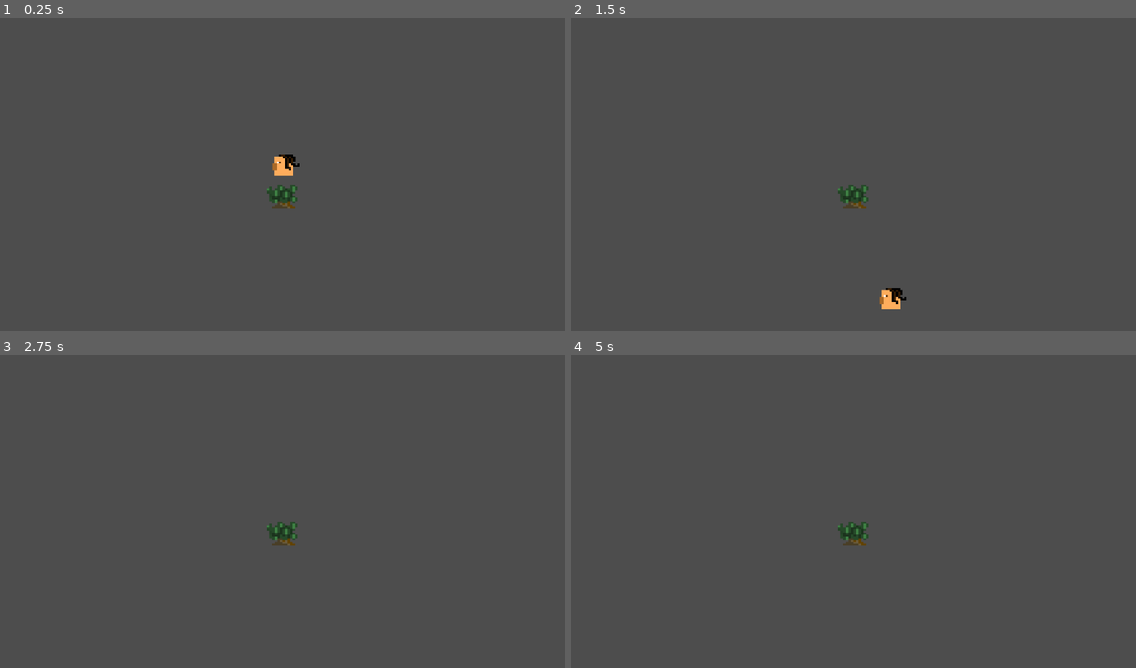
Above: before the commit, frames 1-4 (two rows, left to right).
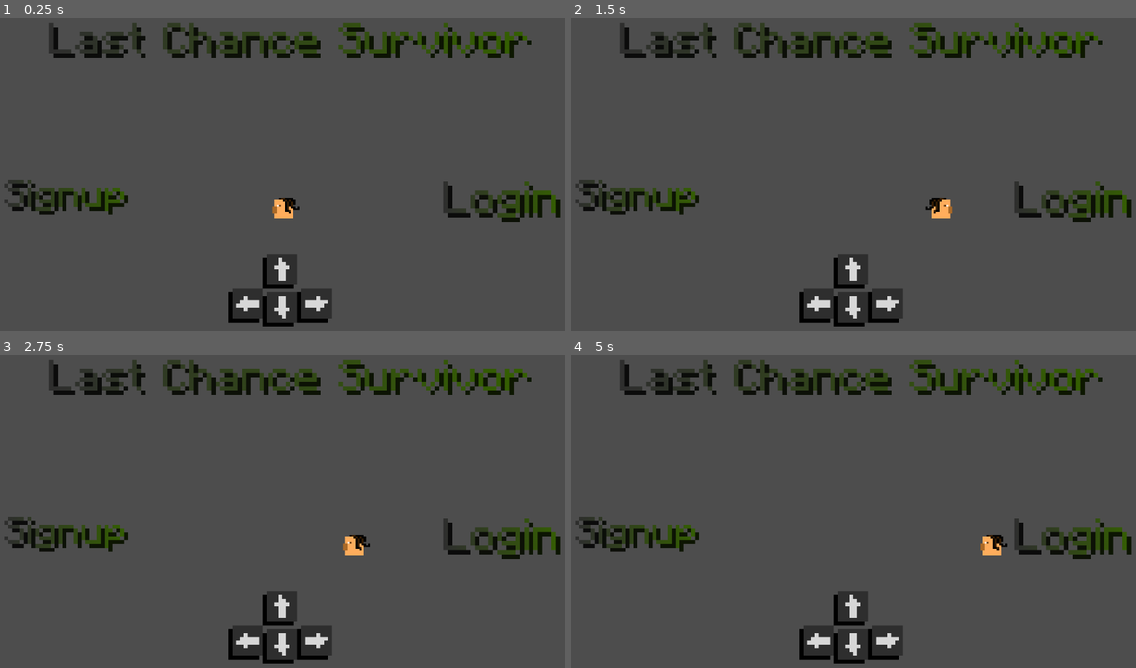
Above: after the commit, the same moments.

Repository: AndresChGithub/LastChanceSurvivor
Game: Godot game, scene res://Scenes/login_screen.tscn
Two runs of this game, one before a commit and one after it. Both use one fixed random seed, a clock stepped at 60 frames per second and the inputs below. Before the commit the project starts from res://Scenes/Game.tscn.
Inputs:
- Up to frame 1 (0.25 s): no input
- Up to frame 2 (1.5 s): tap Enter (ui_accept) at 0.5, 0.6, 0.77, 1.07, 1.35 s; hold Right (ui_right) from 0.53 s (still down)
- Up to frame 3 (2.75 s): tap Enter (ui_accept) at 1.52, 1.82, 2.1 s; release Right (ui_right) at 2.03 s; hold Left (ui_left) from 2.03 s (still down)
- Up to frame 4 (5 s): release Left (ui_left) at 2.78 s; hold Right (ui_right) 2.78-4.28 s; tap Enter (ui_accept) at 2.85, 3.02, 3.32, 3.6, 3.77, 4.07, 4.35, 4.52, 4.82 s; hold Left (ui_left) from 4.28 s (still down)

The runs differ from the first frame. In frame 1, 9.9% of the frame differs, in the area x 0-100%, y 1-99%; in frame 2, 9.7%; in frame 3, 9.7%; in frame 4, 9.7%.

Commit message:
Interative login screen
added layout for interactive login screen; player now changes appearance when moving left/right

Diff:
--- /dev/null
+++ b/Scenes/login_screen.tscn
@@ -0,0 +1,35 @@
+[gd_scene format=3 uid="uid://23fn7uowrcib"]
+
+[ext_resource type="PackedScene" uid="uid://dbmvljdi817xk" path="res://Scenes/player.tscn" id="1_np7ol"]
+[ext_resource type="Texture2D" uid="uid://gvqhngh1f0pt" path="res://Assets/title_text.png" id="2_1eh3c"]
+[ext_resource type="Texture2D" uid="uid://dxwr5vrkb0d88" path="res://Assets/signup_text.png" id="3_pajja"]
+[ext_resource type="Texture2D" uid="uid://8irlv4k6oqk4" path="res://Assets/login_text.png" id="4_gwvec"]
+[ext_resource type="Texture2D" uid="uid://d2wvhd6t10s8f" path="res://Assets/arrow_keys.png" id="5_g3dcn"]
+
+[node name="Login_Screen" type="Node2D" unique_id=562765908]
+
+[node name="Camera2D" type="Camera2D" parent="." unique_id=872587082]
+zoom = Vector2(0.25, 0.25)
+
+[node name="Player" parent="." unique_id=252370134 instance=ExtResource("1_np7ol")]
+position = Vector2(-551, 364)
+
+[node name="TitleText" type="Sprite2D" parent="." unique_id=913810596]
+position = Vector2(67, -1042)
+scale = Vector2(4.3472223, 4.3472223)
+texture = ExtResource("2_1eh3c")
+
+[node name="SignupText" type="Sprite2D" parent="." unique_id=2025407669]
+position = Vector2(-1712.0001, 187)
+scale = Vector2(3.826389, 3.826389)
+texture = ExtResource("3_pajja")
+
+[node name="LoginText" type="Sprite2D" parent="." unique_id=1260503900]
+position = Vector2(1746.0001, 222)
+scale = Vector2(4.4583335, 4.4583335)
+texture = ExtResource("4_gwvec")
+
+[node name="ArrowKeys" type="Sprite2D" parent="." unique_id=1047528196]
+position = Vector2(15.000008, 972)
+scale = Vector2(30.3125, 30.3125)
+texture = ExtResource("5_g3dcn")
--- a/Scenes/player.gd
+++ b/Scenes/player.gd
@@ -1,25 +1,35 @@
 extends CharacterBody2D
+@onready var sprite = $player_sprite
 
 
-const SPEED = 300.0
-const JUMP_VELOCITY = -400.0
+const SPEED = 700.0
 
+var texture_left = preload("res://assets/player.png")
+var texture_right = preload("res://Assets/player_reversed.png")
 
 func _physics_process(delta: float) -> void:
-	# Add the gravity.
-	if not is_on_floor():
-		velocity += get_gravity() * delta
 
-	# Handle jump.
-	if Input.is_action_just_pressed("ui_accept") and is_on_floor():
-		velocity.y = JUMP_VELOCITY
 
 	# Get the input direction and handle the movement/deceleration.
 	# As good practice, you should replace UI actions with custom gameplay actions.
-	var direction := Input.get_axis("ui_left", "ui_right")
-	if direction:
-		velocity.x = direction * SPEED
+	var x_direction := Input.get_axis("ui_left", "ui_right")
+	var y_direction := Input.get_axis("ui_up", "ui_down")
+	if x_direction:
+		velocity.x = x_direction * SPEED
 	else:
 		velocity.x = move_toward(velocity.x, 0, SPEED)
 
+	if y_direction:
+		velocity.y = y_direction * SPEED
+	else:
+		velocity.y = move_toward(velocity.y, 0, SPEED)
+
 	move_and_slide()
+	facing_direction(x_direction)
+
+
+func facing_direction(direction) -> void:
+		if direction < 0:
+			sprite.texture = texture_left
+		if direction > 0:
+			sprite.texture = texture_right
--- a/Scenes/player.tscn
+++ b/Scenes/player.tscn
@@ -1,7 +1,7 @@
 [gd_scene format=3 uid="uid://dbmvljdi817xk"]
 
 [ext_resource type="Script" uid="uid://ce0qiniea1tmo" path="res://Scenes/player.gd" id="1_cvnsp"]
-[ext_resource type="Texture2D" uid="uid://4ulmll34mu7" path="res://Assets/Main_character_reversed.png" id="1_v0iea"]
+[ext_resource type="Texture2D" uid="uid://4ulmll34mu7" path="res://Assets/player.png" id="1_v0iea"]
 
 [sub_resource type="CircleShape2D" id="CircleShape2D_d13se"]
 radius = 82.68
@@ -16,7 +16,7 @@
 shape = SubResource("CircleShape2D_d13se")
 disabled = true
 
-[node name="MainCharacterReversed" type="Sprite2D" parent="." unique_id=2005578670]
+[node name="player_sprite" type="Sprite2D" parent="." unique_id=2005578670]
 position = Vector2(559, -19.99997)
 scale = Vector2(16.40625, 13.9375)
 texture = ExtResource("1_v0iea")
--- a/icon.svg
+++ /dev/null
@@ -1 +0,0 @@
-<svg xmlns="http://www.w3.org/2000/svg" width="128" height="128"><rect width="124" height="124" x="2" y="2" fill="#363d52" stroke="#212532" stroke-width="4" rx="14"/><g fill="#fff" transform="translate(12.322 12.322)scale(.101)"><path d="M105 673v33q407 354 814 0v-33z"/><path fill="#478cbf" d="m105 673 152 14q12 1 15 14l4 67 132 10 8-61q2-11 15-15h162q13 4 15 15l8 61 132-10 4-67q3-13 15-14l152-14V427q30-39 56-81-35-59-83-108-43 20-82 47-40-37-88-64 7-51 8-102-59-28-123-42-26 43-46 89-49-7-98 0-20-46-46-89-64 14-123 42 1 51 8 102-48 27-88 64-39-27-82-47-48 49-83 108 26 42 56 81zm0 33v39c0 276 813 276 814 0v-39l-134 12-5 69q-2 10-14 13l-162 11q-12 0-16-11l-10-65H446l-10 65q-4 11-16 11l-162-11q-12-3-14-13l-5-69z"/><path d="M483 600c0 34 58 34 58 0v-86c0-34-58-34-58 0z"/><circle cx="725" cy="526" r="90"/><circle cx="299" cy="526" r="90"/></g><g fill="#414042" transform="translate(12.322 12.322)scale(.101)"><circle cx="307" cy="532" r="60"/><circle cx="717" cy="532" r="60"/></g></svg>
--- a/project.godot
+++ b/project.godot
@@ -15,9 +15,8 @@
 [application]
 
 config/name="LastChanceSurvivor"
-run/main_scene="uid://n6iyb86qj7nq"
+run/main_scene="uid://23fn7uowrcib"
 config/features=PackedStringArray("4.7", "GL Compatibility")
-config/icon="res://icon.svg"
 
 [rendering]
 
Binary file added: Assets/arrow_keys.png
Not shown, changed: Assets/arrow_keys.png.import
Binary file added: Assets/login_text.png
Not shown, added: Assets/login_text.png.import
Renamed: Assets/Main_character_reversed.png -> Assets/player.png
Not shown, added: Assets/player.png.import
Renamed: Assets/New Piskel-1.png.png -> Assets/player_reversed.png
Not shown, changed: Assets/player_reversed.png.import
Binary file added: Assets/signup_text.png
Not shown, added: Assets/signup_text.png.import
Binary file added: Assets/title_text.png
Not shown, changed: Assets/title_text.png.import
